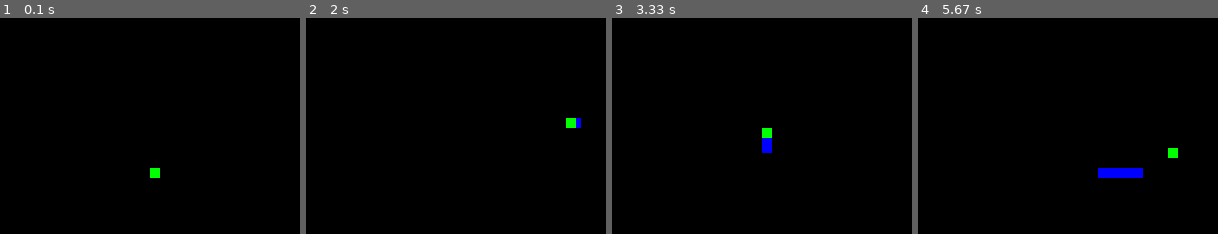
Above: before the commit, frames 1-4 (left to right).
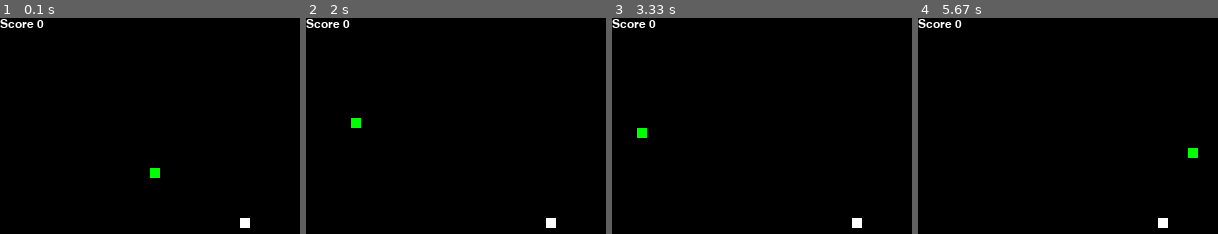
Above: after the commit, the same moments.

Repository: kosvi/Centria_Python
Game: pygame game, started from w10/pygame/main.py
Two runs of this game, one before a commit and one after it. Both use one fixed random seed, a clock stepped at 60 frames per second and the inputs below.
Inputs:
- Up to frame 1 (0.1 s): no input
- Up to frame 2 (2 s): hold Right 0.33-0.8 s; hold Up 0.83-1.13 s; hold Right 1.17-1.63 s; hold Left from 1.67 s (still down)
- Up to frame 3 (3.33 s): release Left at 2.2 s; hold Down 2.23-2.53 s; hold Left 2.57-2.97 s; hold Up from 3 s (still down)
- Up to frame 4 (5.67 s): release Up at 3.37 s; hold Right 3.4-4.03 s; hold Down 4.07-4.43 s; hold Left 4.47-4.93 s; hold Right 4.97-5.43 s; hold Up from 5.47 s (still down)

The runs differ from the first frame. In frame 1, 0.5% of the frame differs, in the area x 0-84%, y 0-98%; in frame 2, 0.9%; in frame 3, 1.0%; in frame 4, 1.5%, in the area x 0-94%, y 0-98%.

Commit message:
pygame completed

Diff:
--- /dev/null
+++ b/w10/pygame/food.py
@@ -0,0 +1,44 @@
+from random import randint
+from time import sleep
+
+class Food:
+
+    def __init__(self, width, height, size, type, head):
+        x, y = self.get_xy(width, height, size, head)
+        self.x = x
+        self.y = y
+        self.size = size
+        self.type = type
+
+    def check_hit(self, head):
+        if not self.check_valid_x(self.x, head.x, self.size) and not self.check_valid_y(self.y, head.y, self.size):
+            return 1
+        return 0
+
+    def get_xy(self, width, height, size, head):
+        x = 0
+        y = 0
+        ok = False
+        while not ok:
+            ok = True
+            x = randint(0, width)
+            y = randint(0, height)
+            current = head
+            while current != None:
+                if not self.check_valid_x(x, current.x, size) and not self.check_valid_y(y, current.y, size):
+                    ok = False
+                    break
+                current = current.next
+        return x, y
+
+    def check_valid_x(self, x, cell_x, size):
+        valid = True
+        if x>=(cell_x-size) and x<=(cell_x+size):
+            valid = False
+        return valid
+
+    def check_valid_y(self, y, cell_y, size):
+        valid = True
+        if y>=(cell_y-size) and y<=(cell_y+size):
+            valid = False
+        return valid
--- a/w10/pygame/main.py
+++ b/w10/pygame/main.py
@@ -2,8 +2,10 @@
 
 import pygame, sys, random
 from snake import Snake
+from food import Food
 from pygame.locals import *
 
+# https://coderslegacy.com/python/python-pygame-tutorial/
 pygame.init()
 WIDTH = 300
 HEIGHT = 300
@@ -15,27 +17,55 @@
 CLOCK = pygame.time.Clock()
 
 snake = Snake(WIDTH, HEIGHT)
+food = Food(WIDTH, HEIGHT, snake.size, WHITE, snake.head)
+points = 0
 
+# https://stackoverflow.com/questions/43441996/how-to-display-game-over-screen-and-you-win-screen-in-pygame
+# https://www.geeksforgeeks.org/python-display-text-to-pygame-window/
+def game_over_screen():
+  DISPLAYSURF.fill(pygame.Color(255,0,0))
+  font = pygame.font.Font("freesansbold.ttf", 32)
+  text = font.render("GAME OVER", True, BLACK, BLUE)
+  textRect = text.get_rect()
+  textRect.center = (WIDTH // 2, HEIGHT // 2)
+  DISPLAYSURF.blit(text, textRect)
+
+def show_score(score):
+  font = pygame.font.Font("freesansbold.ttf", 12)
+  text = font.render(f"Score {score}", True, WHITE)
+  textRect = text.get_rect()
+  textRect.topleft = (0,0)
+  DISPLAYSURF.blit(text, textRect)
+
+# https://coderslegacy.com/python/python-pygame-tutorial/
 while True:
-  DISPLAYSURF.fill(pygame.Color(0, 0, 0))
-  current = snake.head
-  while current.next != None:
-    current = current.next
-    pygame.draw.rect(DISPLAYSURF, BLUE, (current.x, current.y, snake.size, snake.size))
-  pygame.draw.rect(DISPLAYSURF, GREEN, (snake.head.x, snake.head.y, snake.size, snake.size))
-  snake.move()
-  if random.randint(0,10)==10:
-    snake.add_cell()
+  if not snake.collide:
+    DISPLAYSURF.fill(pygame.Color(0, 0, 0))
+    show_score(points)
+    current = snake.head
+    while current.next != None:
+      current = current.next
+      pygame.draw.rect(DISPLAYSURF, BLUE, (current.x, current.y, snake.size, snake.size))
+    pygame.draw.rect(DISPLAYSURF, GREEN, (snake.head.x, snake.head.y, snake.size, snake.size))
+    pygame.draw.rect(DISPLAYSURF, food.type, (food.x, food.y, food.size, food.size))
+    snake.move()
+    if food.check_hit(snake.head)>0:
+      points += 1
+      snake.add_cell()
+      food = Food(WIDTH, HEIGHT, snake.size, WHITE, snake.head)
+  elif snake.collide:
+    game_over_screen()
+
   for event in pygame.event.get():
     if event.type == KEYDOWN:
       if event.key == K_DOWN:
-        snake.direction = "DOWN"
+        snake.set_direction("DOWN")
       elif event.key == K_UP:
-        snake.direction = "UP"
+        snake.set_direction("UP")
       elif event.key == K_LEFT:
-        snake.direction = "LEFT"
+        snake.set_direction("LEFT")
       elif event.key == K_RIGHT:
-        snake.direction = "RIGHT"
+        snake.set_direction("RIGHT")
     if event.type == QUIT:
       pygame.quit()
       sys.exit()
--- a/w10/pygame/snake.py
+++ b/w10/pygame/snake.py
@@ -33,6 +33,17 @@
         while current.next != None:
             current = current.next
         current.next = Cell(current.x, current.y)
+
+    def set_direction(self, d):
+        if self.direction=="UP" and d=="DOWN":
+            return
+        if self.direction=="DOWN" and d=="UP":
+            return
+        if self.direction=="RIGHT" and d=="LEFT":
+            return
+        if self.direction=="LEFT" and d=="RIGHT":
+            return
+        self.direction = d
 
     def move(self):
         if self.direction=="UP":
Not shown, changed: w10/README.md
Not shown, added: w10/pygame/README.md
